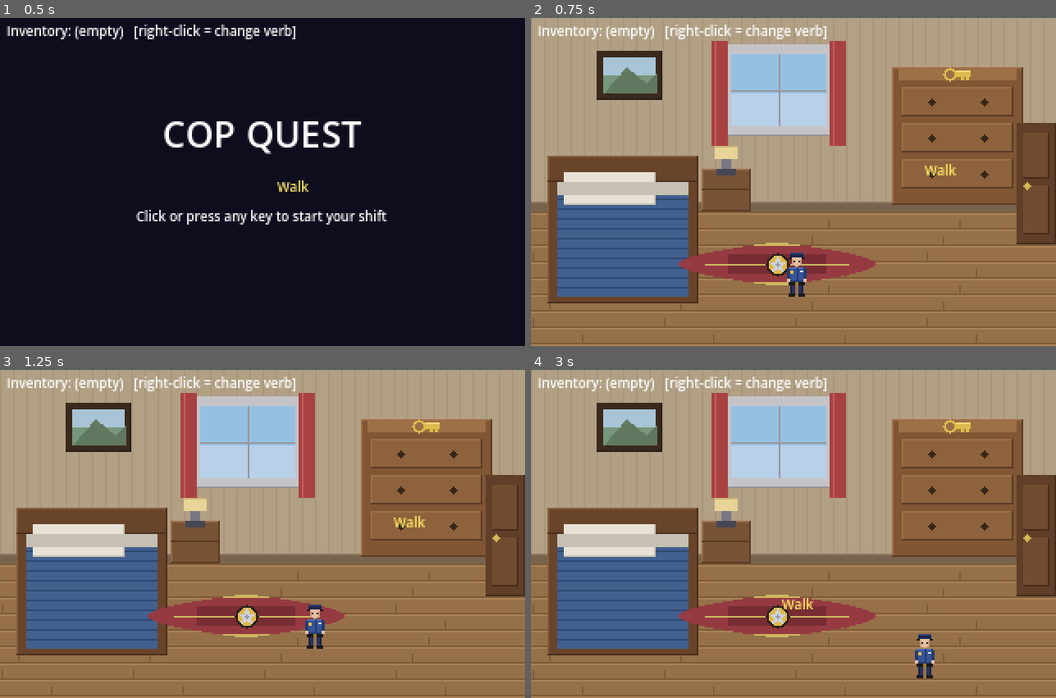
Above: before the commit, frames 1-4 (two rows, left to right).
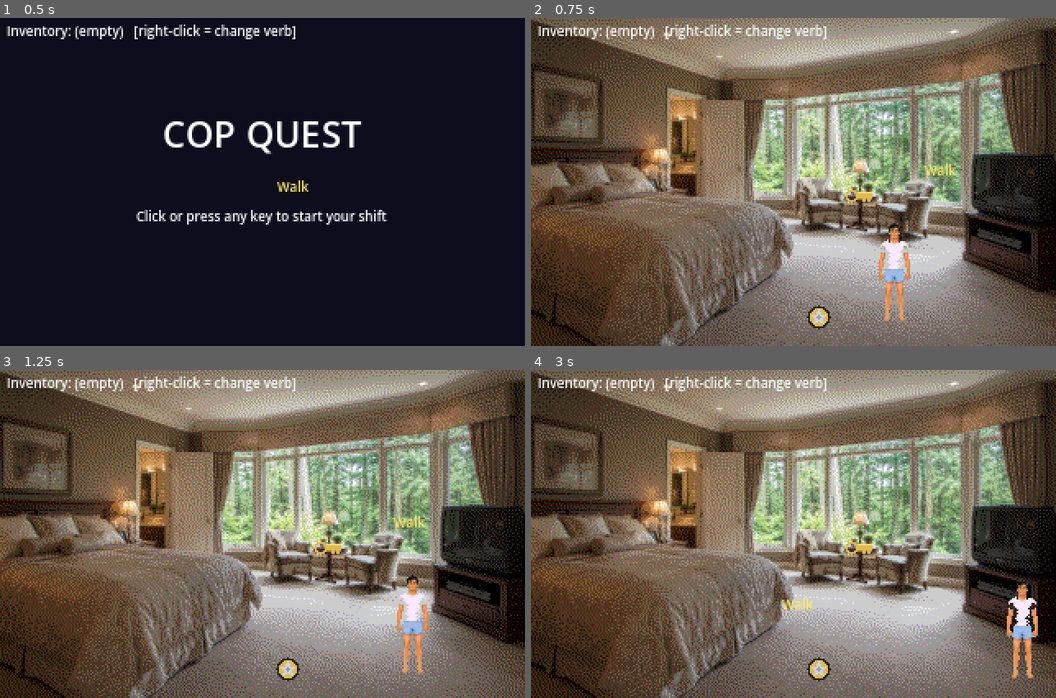
Above: after the commit, the same moments.

Repository: jrizio/cop-quest
Game: Godot game, scene res://scenes/main.tscn
Two runs of this game, one before a commit and one after it. Both use one fixed random seed, a clock stepped at 60 frames per second and the inputs below.
Inputs (mouse positions are in pixels of both pictures, inside the frame that each line leads up to):
- Up to frame 1 (0.5 s): no input
- Up to frame 2 (0.75 s): tap Enter at 0.5 s; move the mouse to (909, 165) at 0.52 s; hold Right (ui_right) from 0.53 s (still down); click (909, 165) at 0.67 s
- Up to frame 3 (1.25 s): keep holding Right (ui_right)
- Up to frame 4 (3 s): move the mouse to (688, 550) at 1.27 s; release Right (ui_right) at 1.28 s; hold Down (ui_down) 1.28-2.03 s; move the mouse to (846, 461) at 2.02 s; hold Right (ui_right) 2.03-2.78 s; move the mouse to (767, 599) at 2.77 s; hold Up (ui_up) from 2.78 s (still down); click (767, 599) at 2.92 s

Frame 1 is identical in both runs. In frame 2, 97% of the frame differs, in the area x 0-100%, y 0-100%; in frame 3, 97%; in frame 4, 97%.

Commit message:
art gen improvements and 1st scene

Diff:
--- a/scenes/actors/player.tscn
+++ b/scenes/actors/player.tscn
@@ -8,4 +8,4 @@
 
 [node name="Sprite" type="Sprite2D" parent="."]
 texture = ExtResource("2")
-offset = Vector2(0, -14)
+offset = Vector2(0, -30)
--- a/scenes/rooms/bedroom.tscn
+++ b/scenes/rooms/bedroom.tscn
@@ -16,39 +16,39 @@
 [node name="Spawns" type="Node2D" parent="."]
 
 [node name="Default" type="Marker2D" parent="Spawns"]
-position = Vector2(150, 170)
+position = Vector2(210, 185)
 
 [node name="FromDriveway" type="Marker2D" parent="Spawns"]
-position = Vector2(290, 165)
+position = Vector2(140, 152)
 
 [node name="Hotspots" type="Node2D" parent="."]
 
 [node name="Keys" type="Marker2D" parent="Hotspots"]
-position = Vector2(260, 34)
+position = Vector2(200, 108)
 metadata/action = "pickup"
 metadata/item_id = "car_keys"
 metadata/label = "car keys"
-metadata/look = "Your car keys, resting on the dresser. You'll need these to drive the cruiser."
+metadata/look = "Your car keys, on the side table. You'll need these to drive the cruiser."
 
 [node name="KeysVisual" type="Sprite2D" parent="Hotspots/Keys"]
 texture = ExtResource("4")
 
 [node name="Badge" type="Marker2D" parent="Hotspots"]
-position = Vector2(150, 150)
+position = Vector2(175, 182)
 metadata/action = "pickup"
 metadata/item_id = "badge"
 metadata/label = "badge"
-metadata/look = "Your police badge, lying on the rug. Never leave home without it."
+metadata/look = "Your police badge, on the carpet. Never leave home without it."
 
 [node name="BadgeVisual" type="Sprite2D" parent="Hotspots/Badge"]
 texture = ExtResource("5")
 
 [node name="Door" type="Marker2D" parent="Hotspots"]
-position = Vector2(308, 105)
+position = Vector2(115, 138)
 metadata/action = "exit"
 metadata/target = "res://scenes/rooms/driveway.tscn"
 metadata/spawn = "FromBedroom"
-metadata/look = "The door out to your driveway."
+metadata/look = "The doorway leading out of your bedroom."
 
 [node name="Player" parent="." instance=ExtResource("1")]
-position = Vector2(150, 170)
+position = Vector2(210, 185)
Binary file changed: assets/art/bedroom_bg.png
Not shown, added: assets/art/bedroom_bg.png.import
Not shown, added: assets/art/item_badge.png.import
Not shown, added: assets/art/item_keys.png.import
Binary file changed: assets/art/officer.png
Not shown, added: assets/art/officer.png.import
Not shown, added: assets/source/bedroom.png.import
Not shown, added: assets/source/officer.png.import
Not shown, changed: .gitignore
Not shown, changed: README.md
Not shown, added: assets/source/README.md
Not shown, changed: docs/ROADMAP.md
(and 2 more such lines)
